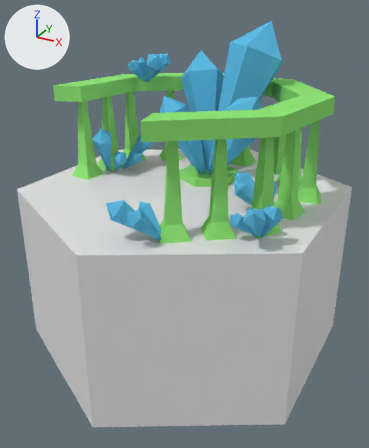
An edit to the Blender file Graphics/Graphics/AdventureObjects/Mine/MineMesh.blend, drawn before and after from the same camera.
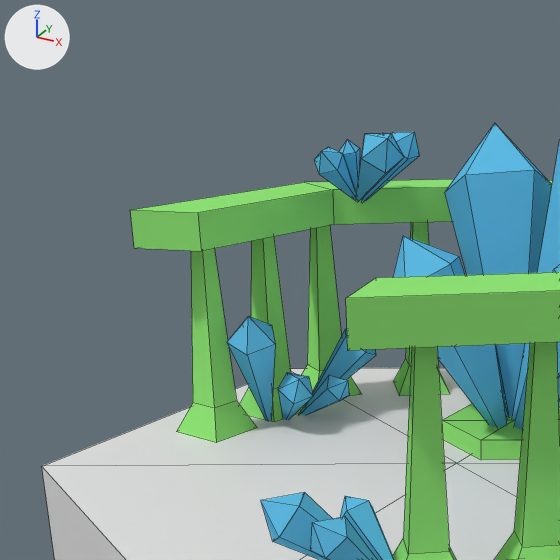
Each version is shown whole from a 50 mm camera at (1.39, -2.53, 1.03) aimed at (0.0, 0.0, -0.23), then close up on the part from 0% to 62% of the width and 0% to 51% of the height. Every picture has the same lights, and +X, +Y and +Z are marked at upper left. The close-ups show mesh edges as thin lines.

Before the edit, the objects in view are built like this:
```python
me_cube_001 = bpy.data.meshes.new('Cube.001')
me_cube_001.from_pydata(...)  # 482 vertices, 386 faces; spans x -0.77..0.78, y -0.85..0.78, z -0.02..0.92
# faces by material slot: [250, 136]
me_cube_001.materials.append(mat_crystal)  # its picture is missing
me_cube_001.materials.append(mat_other)  # its picture is missing
me_mesh_013 = bpy.data.meshes.new('Mesh.013')
me_mesh_013.from_pydata(...)  # 19 vertices, 18 faces; spans x -0.99..0.96, y -1.2..0.71, z -1.97..-0.97
ob_cube_001 = bpy.data.objects.new('Cube.001', me_cube_001)
ob_cube_001.location = (0.0, 0.0, 0.0)
_m = ob_cube_001.modifiers.new('EdgeSplit', 'EDGE_SPLIT')
_m.use_edge_angle = False
ob_nurbspath_000 = bpy.data.objects.new('NurbsPath.000', me_mesh_013)
ob_nurbspath_000.location = (-0.062, 0.241, 0.971)
ob_nurbspath_000.rotation_euler = (0.0, 0.0, 0.302)  # degrees (0, 0, 17)
```
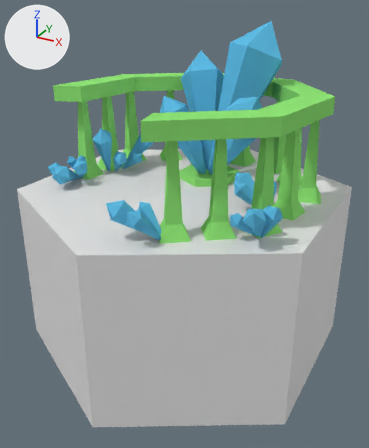
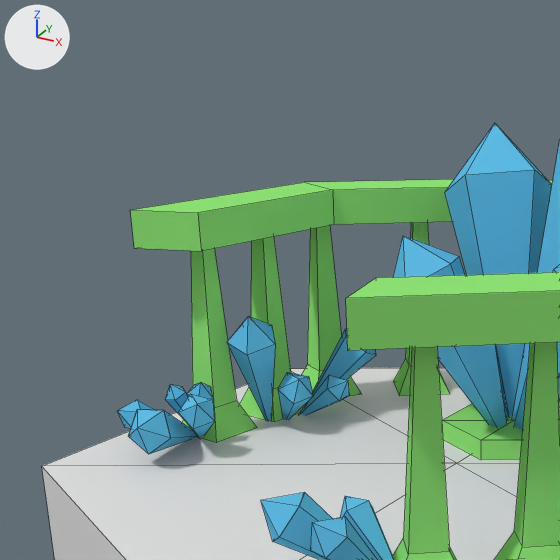
Commit message: Crystal mine finished.

Changed parts and their boxes (x1, y1, x2, y2) in the close-ups (560 x 560 px; the box of a moved part takes in the faces that stretch with it):
'Cube.001', reshaped
    before: (131, 123, 560, 560)
    after: (117, 123, 560, 560)
part 1 of me_cube_001, moved or reshaped
    before: (356, 159, 399, 201)
    after: (150, 411, 197, 454)
part 2 of me_cube_001, moved or reshaped
    before: (314, 147, 357, 199)
    after: (117, 400, 155, 429)
part 3 of me_cube_001, moved or reshaped
    before: (362, 132, 420, 202)
    after: (178, 394, 215, 438)
part 4 of me_cube_001, moved or reshaped
    before: (339, 140, 360, 189)
    after: (165, 384, 188, 417)
part 5 of me_cube_001, moved or reshaped (not visible before)
    after: (187, 382, 213, 399)
part 6 of me_cube_001, moved or reshaped
    before: (361, 133, 404, 173)
    after: (128, 409, 171, 454)

Diff of the bpy script that builds the scene:
```diff
--- a/Graphics/Graphics/AdventureObjects/Mine/MineMesh.blend.py
+++ b/Graphics/Graphics/AdventureObjects/Mine/MineMesh.blend.py
@@ me_cube_001 @@
 me_cube_001.from_pydata(...)  # 482 vertices, 386 faces; spans x -0.77..0.78, y -0.85..0.78, z -0.02..0.92
 # used by ob_cube_001; location = (0.0, 0.0, 0.0)
+# me_cube_001 part 1: the loose piece of 10 vertices spanning x -0.5..-0.29, y 0.17..0.36, z 0.54..0.73 is multiplied about its middle by the matrix ((0.826, 0.564, 0.008), (-0.546, 0.803, -0.238), (-0.141, 0.192, 0.971)), then moved by (-0.26, -0.55, -0.58)
+# me_cube_001 part 2: the loose piece of 11 vertices spanning x -0.53..-0.45, y 0.18..0.36, z 0.54..0.69 is multiplied about its middle by the matrix ((0.826, 0.564, 0.008), (-0.546, 0.803, -0.238), (-0.141, 0.192, 0.971)), then moved by (-0.24, -0.5, -0.56)
+# me_cube_001 part 3: the loose piece of 11 vertices spanning x -0.49..-0.31, y 0.3..0.39, z 0.53..0.72 is multiplied about its middle by the matrix ((0.826, 0.564, 0.008), (-0.546, 0.803, -0.238), (-0.141, 0.192, 0.971)), then moved by (-0.22, -0.57, -0.56)
+# me_cube_001 part 4: the loose piece of 11 vertices spanning x -0.53..-0.48, y 0.31..0.37, z 0.54..0.7 is multiplied about its middle by the matrix ((0.826, 0.564, 0.008), (-0.546, 0.803, -0.238), (-0.141, 0.192, 0.971)), then moved by (-0.2, -0.51, -0.55)
+# me_cube_001 part 5: the loose piece of 11 vertices spanning x -0.49..-0.41, y 0.35..0.42, z 0.54..0.71 is multiplied about its middle by the matrix ((0.826, 0.564, 0.008), (-0.546, 0.803, -0.238), (-0.141, 0.192, 0.971)), then moved by (-0.19, -0.54, -0.55)
+# me_cube_001 part 6: the loose piece of 6 vertices spanning x -0.38..-0.29, y 0.17..0.27, z 0.64..0.73 is multiplied about its middle by the matrix ((0.826, 0.564, 0.008), (-0.546, 0.803, -0.238), (-0.141, 0.192, 0.971)), then moved by (-0.3, -0.59, -0.6)
 me_cube_001.materials.append(mat_crystal)
```
